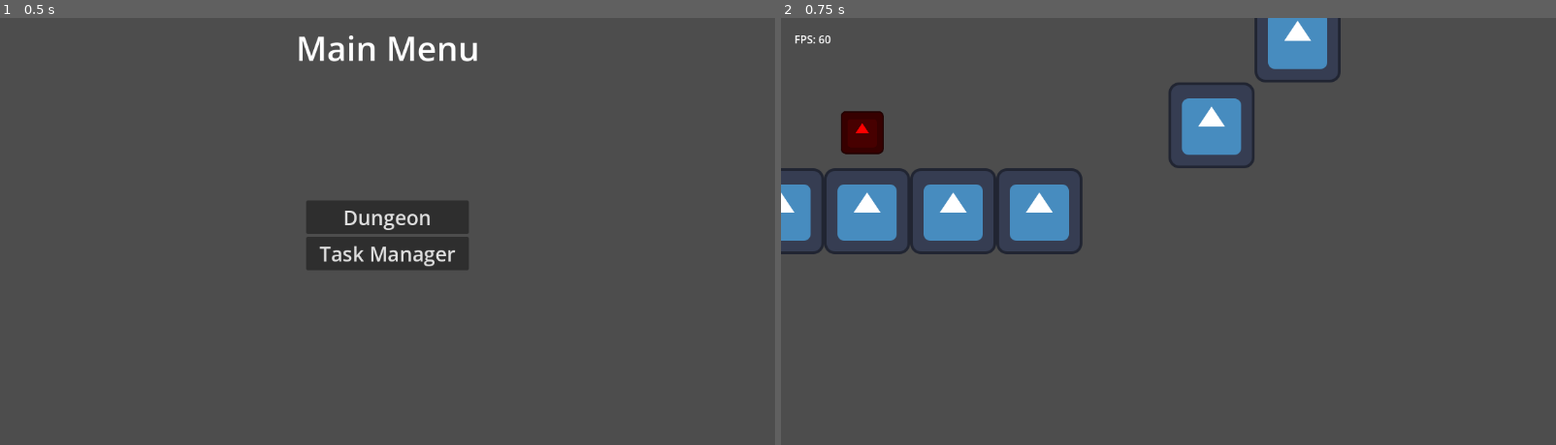
Above: before the commit, frames 1-2 (left to right).
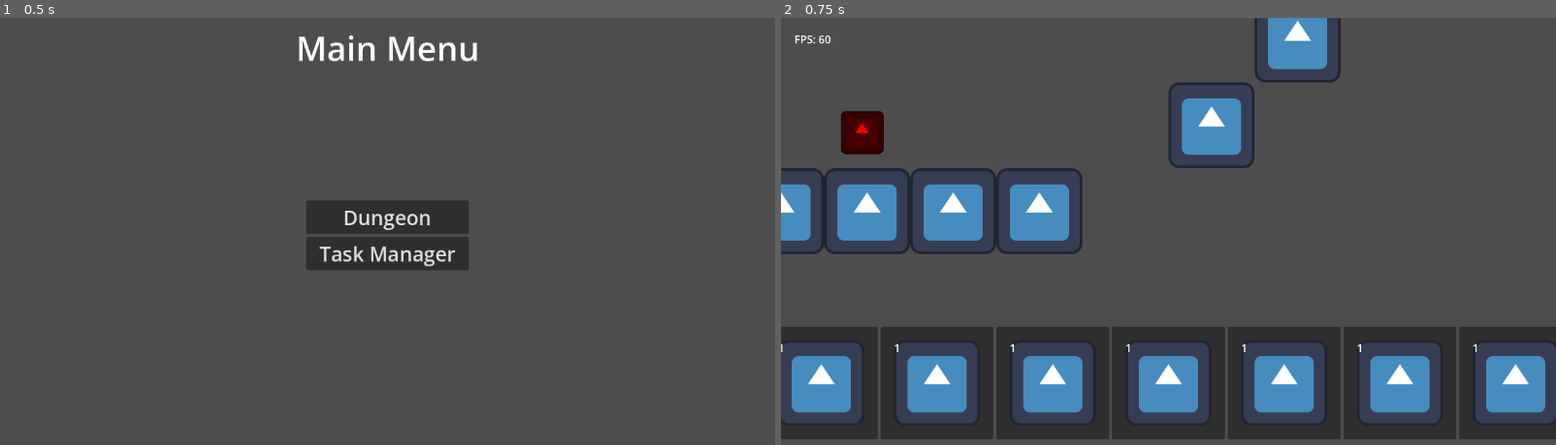
Above: after the commit, the same moments.

Repository: TheHumanMRP/RPG-Life-Tracker
Game: Godot game, scene res://Folders/Systems/Main/Scenes/main_scene.tscn
The game is run twice, just before and just after one commit, with the same random seed, the same clock (stepped at 60 frames per second) and the same inputs. The engine's default icon, where the game draws it, is replaced by a stand-in: a white triangle on a blue panel in a dark square.
Inputs:
- Up to frame 1 (0.5 s): no input
- Up to frame 2 (0.75 s): click "Dungeon" at 0.5 s

Frame 1 is identical in both runs. In frame 2, 19% of the frame differs, in the area x 0-100%, y 72-99%.
Error before the commit: Invalid access to property or key 'all_global_items_manager' on a base object of type 'Node (global.gd)'. (res://Folders/Systems/Inventory_System/Scripts/testi…
Error after the commit: Invalid access to property or key 'signal_bus' on a base object of type 'Node (global.gd)'. (res://Folders/Systems/Inventory_System/Scripts/Hotbar/hotbar_slot.…

Commit message:
Auto commit at 2026-08-27 22:05:45

Diff:
--- a/Folders/Systems/Inventory_System/Scripts/Hotbar/hotbar_ui.gd
+++ b/Folders/Systems/Inventory_System/Scripts/Hotbar/hotbar_ui.gd
@@ -12,8 +12,8 @@
 
 	recreate_inventory_slots()
 
-	Global.signal_bus.refresh_ui.connect(recreate_inventory_slots)
-	Global.signal_bus.hotbar_changed.connect(assaign_proper_id_to_hotbar_slots)
+	SignalBus.refresh_ui.connect(recreate_inventory_slots)
+	SignalBus.hotbar_changed.connect(assaign_proper_id_to_hotbar_slots)
 
 func recreate_inventory_slots() -> void:
 	# Remove old slots before recreating them.
@@ -22,7 +22,7 @@
 
 	var packed_inventory_slot: PackedScene = load("res://Folders/Systems/Inventory_System/Scenes/hotbar_slot.tscn")
 
-	var inventory_hot_bar_slots: Array[int] = Global.info_getter.get_hotbar()
+	var inventory_hot_bar_slots: Array[int] = InfoGetter.get_hotbar()
 
 	for i in range(number_of_hotbar_slots):
 		var hotbar_slot: HotbarSlot = packed_inventory_slot.instantiate()
--- a/Folders/Systems/Inventory_System/Scripts/testing.gd
+++ b/Folders/Systems/Inventory_System/Scripts/testing.gd
@@ -4,7 +4,7 @@
 func test() -> void:
 	var hotbar_logic_component: HotbarLogic = HotbarLogic.new()
 
-	Global.all_global_items_manager.add_test_sword()
+	AllGlobalItemsManager.add_test_sword()
 
 	hotbar_logic_component.add_item_to_hotbar(1, 5)
 
--- a/Folders/Systems/Main/Scripts/main_menu.gd
+++ b/Folders/Systems/Main/Scripts/main_menu.gd
@@ -13,7 +13,7 @@
 	print("\nMain Menu: _ready func ran")
 
 func set_global_state() -> void:
-	Global.signal_bus.set_game_state.emit(All_Enums.GAME_STATES.UIMenu)
+	SignalBus.set_game_state.emit(All_Enums.GAME_STATES.UIMenu)
 
 func setup_labels() -> void:
 	main_menu_label.text = Constants.MAIN_MENU_LABEL_TEXT
--- a/Folders/Systems/SaveManager/save_logic/SaveCycleManager.gd
+++ b/Folders/Systems/SaveManager/save_logic/SaveCycleManager.gd
@@ -7,7 +7,7 @@
 var save_manager: SaveManager = SaveManager.new()
 
 func _ready() -> void:
-	Global.signal_bus.save_game.connect(toggle_save_next)
+	SignalBus.save_game.connect(toggle_save_next)
 
 	_load_data()
 
